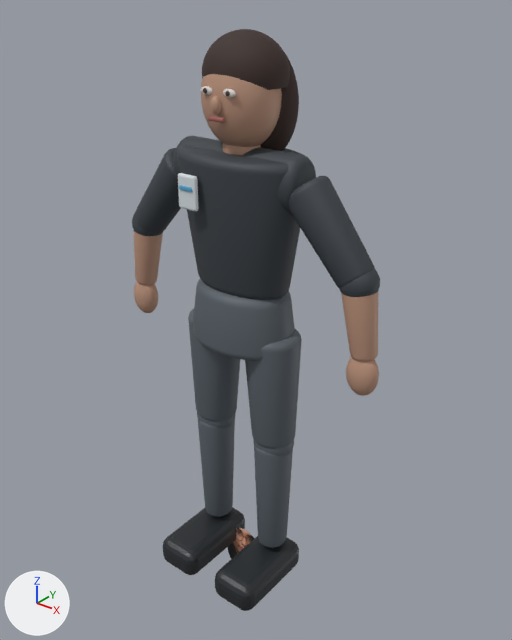
A saved change to the glTF model public/models/pooja-avatar.glb.
Rendered twice from a camera (50 mm lens) standing at (1.176, -1.411, 1.775) and looking at (0.019, 0.035, 0.878). The lights are fixed; the arrows at lower left show +X, +Y and +Z. The picture after the commit comes second. Where no turn or scale is listed for an object, it has been applied to the vertices.

Names of what the first picture shows: 'EyeWhite.L', 'EyeWhite.R', 'FaceReferenceDecal', 'Foot.L', 'Foot.R', 'HairCap', 'Head', 'Lips', 'Nose', 'Pelvis', 'Shin.L', 'Shin.R', 'Thigh.L', 'Thigh.R', 'Torso', 'UpperArm.L', 'UpperArm.R' and 13 more.
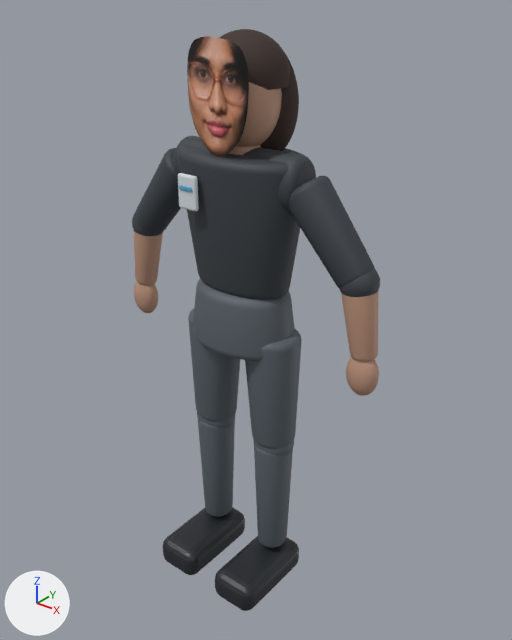
Location of each change, [x1, y1, x2, y2] in pixels of the pictures (512 x 640 px):
'ReconstructedFace', added (brown)
    after: [187, 36, 249, 156]
'FaceReferenceDecal', deleted
    before: [227, 528, 255, 559]
'Nose', deleted
    before: [211, 96, 222, 115]
'Lips', deleted
    before: [208, 116, 225, 123]
'EyeWhite.L', deleted
    before: [223, 89, 236, 98]
'EyeWhite.R', deleted
    before: [201, 86, 212, 95]

The change, as a diff of the scene's bpy script:
```diff
--- a/public/models/pooja-avatar.glb.py
+++ b/public/models/pooja-avatar.glb.py
@@ mat_reconstructedfacematerial @@
+mat_reconstructedfacematerial = principled_material('ReconstructedFaceMaterial')
+mat_reconstructedfacematerial.texture = img_pooja_kiran
@@ me_reconstructedfacemesh @@
+me_reconstructedfacemesh.from_pydata(...)  # 468 vertices, 898 faces; spans x -0.097..0.097, y -0.097..-0.088, z 1.372..1.648
+me_reconstructedfacemesh.materials.append(mat_reconstructedfacematerial)  # picture img_pooja_kiran
@@ ob_eyewhite_l @@
-ob_eyewhite_l = bpy.data.objects.new('EyeWhite.L', me_sphere_003)
-ob_eyewhite_l.location = (0.036, -0.087, 1.525)
@@ ob_eyewhite_r @@
-ob_eyewhite_r = bpy.data.objects.new('EyeWhite.R', me_sphere_005)
-ob_eyewhite_r.location = (-0.036, -0.087, 1.525)
@@ ob_facereferencedecal @@
-ob_facereferencedecal = bpy.data.objects.new('FaceReferenceDecal', me_facereferencemesh)
-ob_facereferencedecal.location = (0.0, 0.0, 0.0)
@@ ob_lips @@
-ob_lips = bpy.data.objects.new('Lips', me_cube_001)
-ob_lips.location = (0.0, -0.095, 1.462)
@@ ob_nose @@
-ob_nose = bpy.data.objects.new('Nose', me_sphere_007)
-ob_nose.location = (0.0, -0.094, 1.495)
@@ ob_reconstructedface @@
+ob_reconstructedface = bpy.data.objects.new('ReconstructedFace', me_reconstructedfacemesh)
+ob_reconstructedface.location = (0.0, 0.0, 0.0)
```
